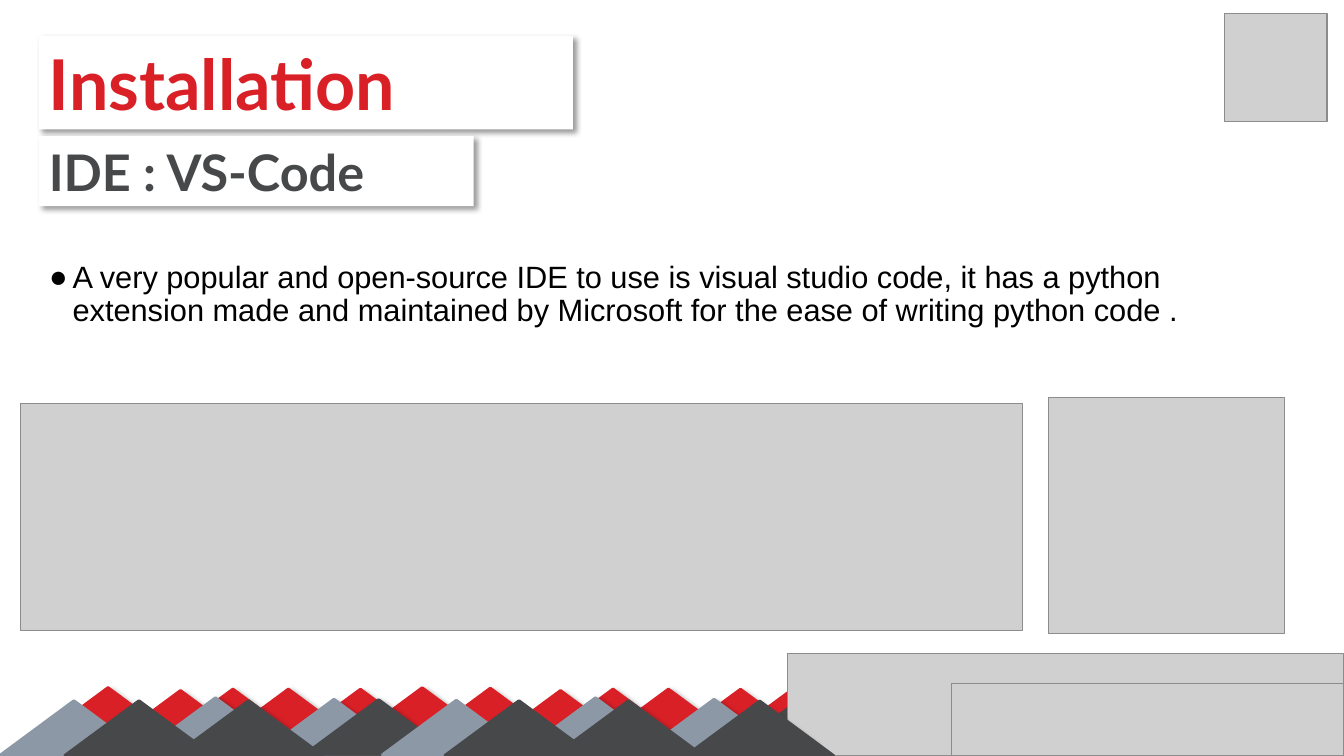
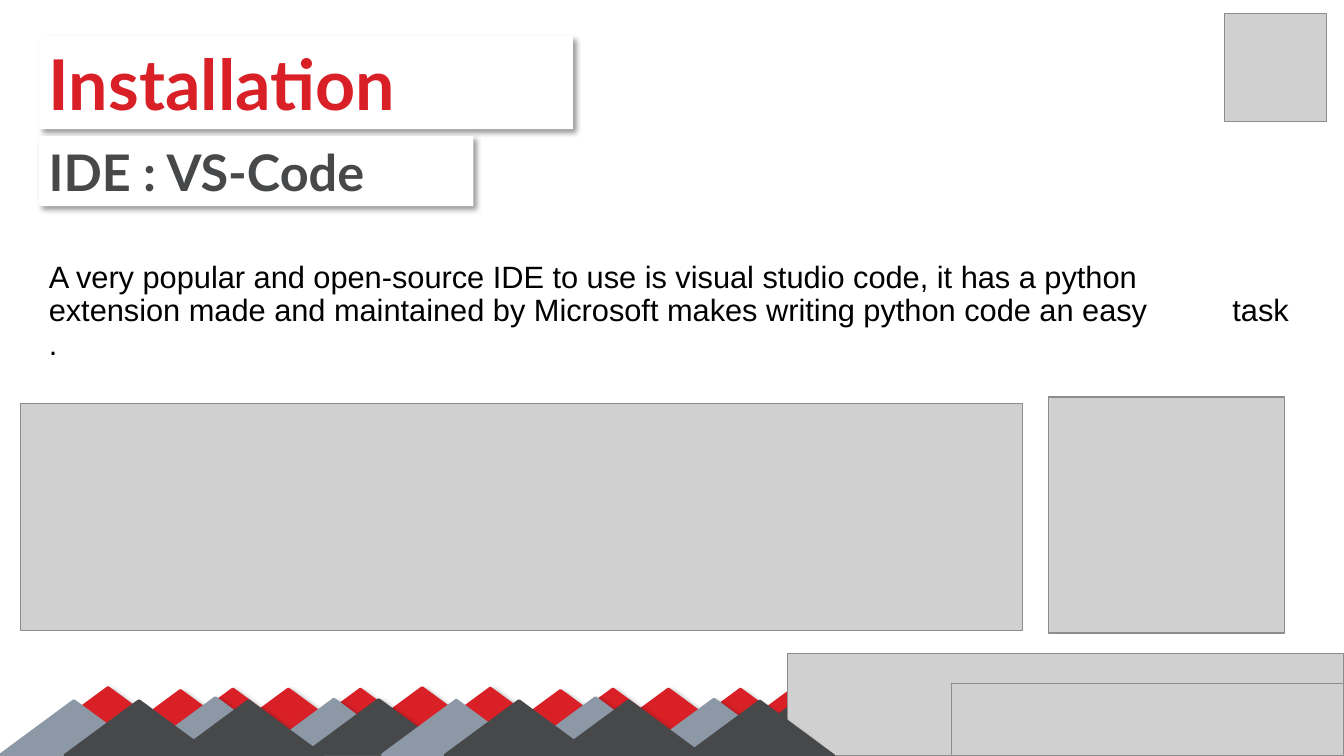
Before and after one commit to SalmaGira/machine-learning-workshop-Kvector, a slide deck: slide 7 of Sessions/Session 1/python-omar/python.pptx. Drawn at 1344x756 pixels with LibreOffice and Linux fonts; fonts in the diff are those of the drawing; grey boxes stand for pictures. Boxes give left, top, right and bottom in pixels: in the first picture for what was removed or moved away, otherwise in the second. Text is boxed around its words. In the diff, an @@ line names an element or a change of style, - is before the commit and + after.

```diff
--- a/Sessions/Session 1/python-omar/python.pptx
+++ b/Sessions/Session 1/python-omar/python.pptx
@@ text at <box>49,265,1288,327</box>: text changed @@
-● A very popular and open-source IDE to use is visual studio code, it has a python extension made and maintained by Microsoft for the ease of writing python code .
+A very popular and open-source IDE to use is visual studio code, it has a python extension made and maintained by Microsoft makes writing python code an easy task .
```
Also in this commit, not shown: 7 other slides changed.
